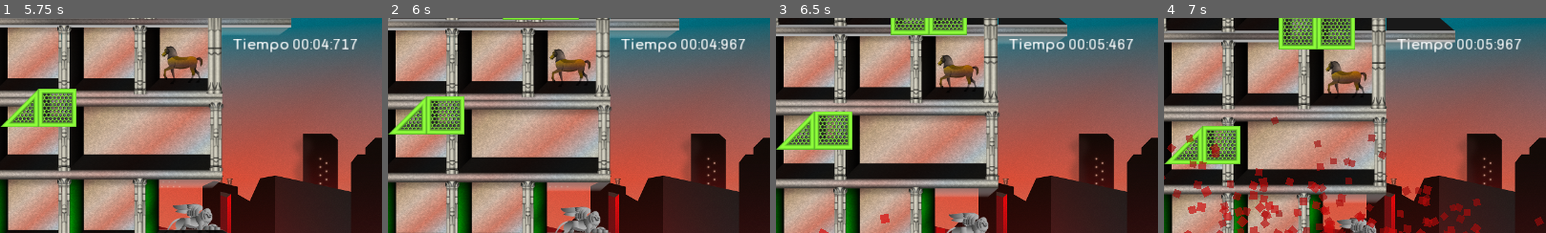
Above: before the commit, frames 1-4 (left to right).
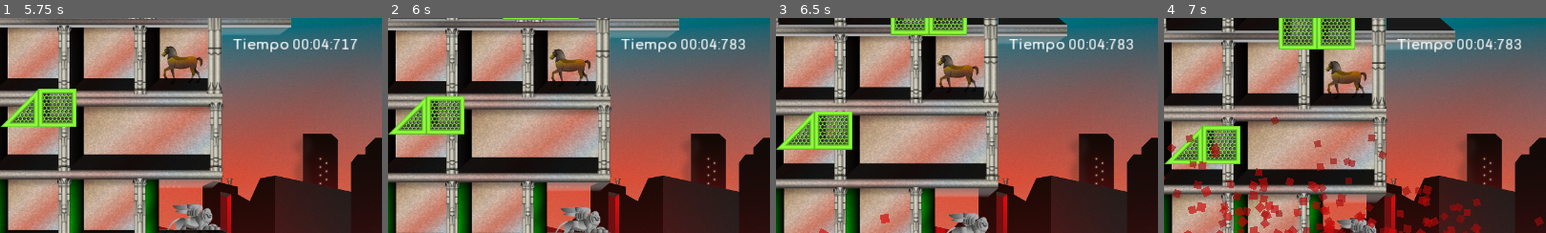
Above: after the commit, the same moments.

Repository: codeattack-medialab/AlwaysGoUp
Game: Godot game, scene res://Start.tscn
Two runs of this game, one before a commit and one after it. Both use one fixed random seed, a clock stepped at 60 frames per second and the inputs below.
Inputs:
- Up to frame 1 (5.75 s): click "¡A saltar!" at 0.5 s; hold Right (move_right) 1.28-2.78 s; tap Up (jump) at 1.52, 2.27, 3.77, 4.52, 5.27 s; hold Left (move_left) 2.78-3.53 s; hold Right (move_right) 3.53-5.03 s; hold Left (move_left) from 5.03 s (still down)
- Up to frame 2 (6 s): release Left (move_left) at 5.78 s; hold Right (move_right) from 5.78 s (still down)
- Up to frame 3 (6.5 s): keep holding Right (move_right)
- Up to frame 4 (7 s): release Right (move_right) at 6.53 s; hold Left (move_left) from 6.53 s (still down); tap Up (jump) at 6.77 s
The pictures show only the part of the screen within x 50-100%, y 0-50%; the shares and areas given below are measured in that part.

Frame 1 is identical in both runs. In frame 2, 0.1% of the frame differs, in the area x 87-94%, y 9-15%; in frame 3, 0.2%, in the area x 84-94%, y 9-15%; in frame 4, 0.2%.
Error before the commit: Invalid call to function 'record_time' in base 'CanvasLayer (HUD.gd)'. Expected 0 arguments. (res://game.gd:27)

Commit message:
Fix Stopwatch minutes glitch & update HUD interface definitions
- Fix stopwatch: minutes wouldn't add up
- HUD interface: In HUD.gd, now record_time() receives a parameter (best_Score), this is also is updated in Stopwatch.gd

Diff:
--- a/Global.gd
+++ b/Global.gd
@@ -1,6 +1,8 @@
 extends Node
 
 var current_scene
+var scores = Array()
+var current_score = {meters = 0, ms = 0}
 
 func _ready():
 	var root = get_tree().get_root()
--- a/HUD.gd
+++ b/HUD.gd
@@ -1,10 +1,10 @@
 extends CanvasLayer
 
 signal height_change(height)
-signal time_finish()
+signal time_finish(best_score)
 
 func update_height(new_height):
 	self.emit_signal("height_change", new_height)
 
-func record_time():
-	self.emit_signal("time_finish")
+func record_time(best_score):
+	self.emit_signal("time_finish", best_score)
--- a/Stopwatch.gd
+++ b/Stopwatch.gd
@@ -22,13 +22,15 @@
 	else:
 		format_stopwatch()
 
-func _on_HUD_time_finish():
+func _on_HUD_time_finish(best_score):
 	pause = true
 	format_stopwatch()
+	Global.current_score.meters = best_score
+	Global.current_score.ms = milliscounter
 
 func format_stopwatch():
 	milliscounter = OS.get_ticks_msec() - init_time
 	var remainingMillis = milliscounter % 1000
 	var seconds = (milliscounter / 1000) % 60
-	var minutes = (seconds / 60) % 60
+	var minutes = (milliscounter / (1000 * 60)) # % 60 -> añadir si quieres meter horas
 	self.text = "%02d:%02d:%03d" % [minutes, seconds, remainingMillis]
